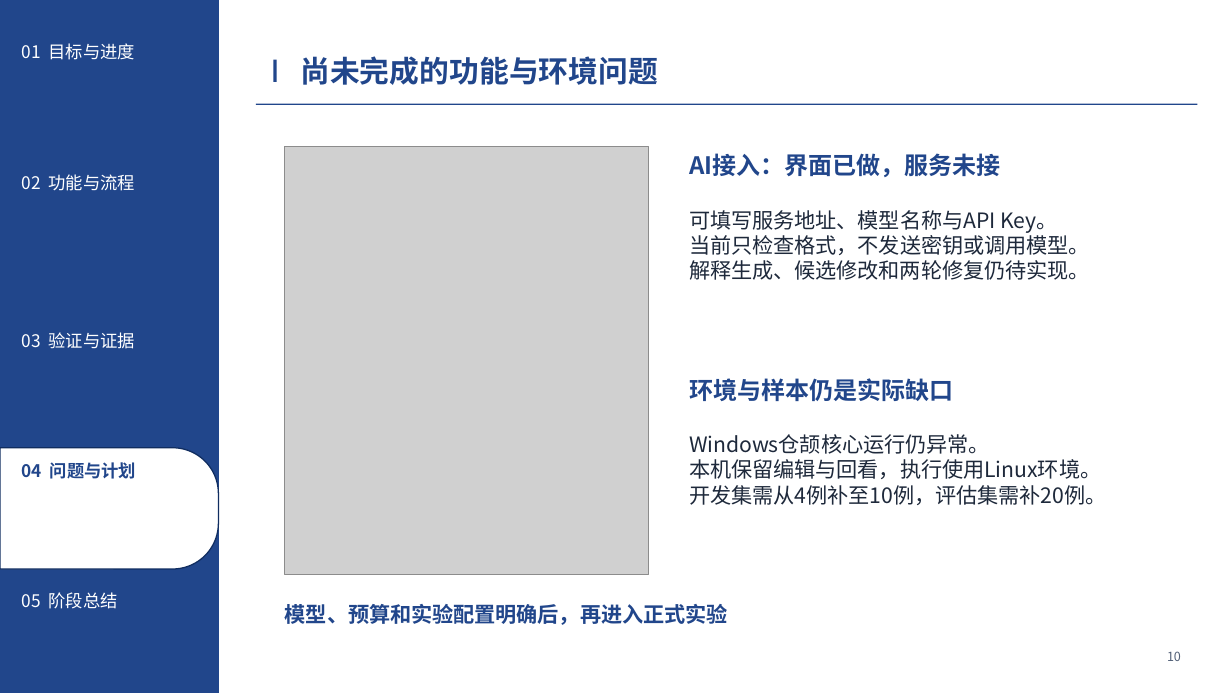
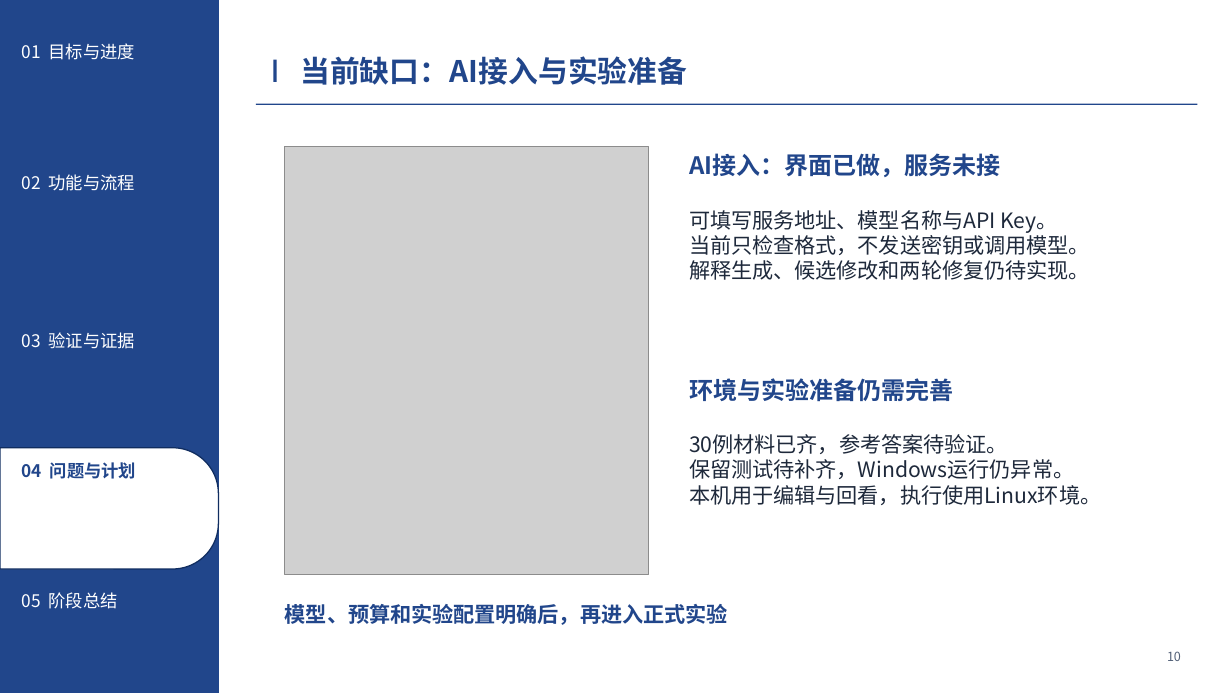
Before and after one commit to Frank72316/cangjie-code-doctor, a slide deck: slide 10 of docs/midterm-defense.pptx. Drawn at 1232x693 pixels with LibreOffice and Linux fonts; fonts in the diff are those of the drawing; grey boxes stand for pictures. Boxes give left, top, right and bottom in pixels: in the first picture for what was removed or moved away, otherwise in the second. Text is boxed around its words. In the diff, an @@ line names an element or a change of style, - is before the commit and + after.

```diff
--- a/docs/midterm-defense.pptx
+++ b/docs/midterm-defense.pptx
@@ text at (x1=300, y1=56, x2=687, y2=85): text changed @@
-尚未完成的功能与环境问题
+当前缺口：AI接入与实验准备
@@ text at (x1=689, y1=378, x2=953, y2=402): text changed @@
-环境与样本仍是实际缺口
+环境与实验准备仍需完善
@@ text at (x1=689, y1=434, x2=1101, y2=505): text changed @@
-Windows仓颉核心运行仍异常。
-本机保留编辑与回看，执行使用Linux环境。
-开发集需从4例补至10例，评估集需补20例。
+30例材料已齐，参考答案待验证。
+保留测试待补齐，Windows运行仍异常。
+本机用于编辑与回看，执行使用Linux环境。
```
Also in this commit, not shown: 4 other slides changed, 1 slide added, 1 slide removed, 2 other files.
